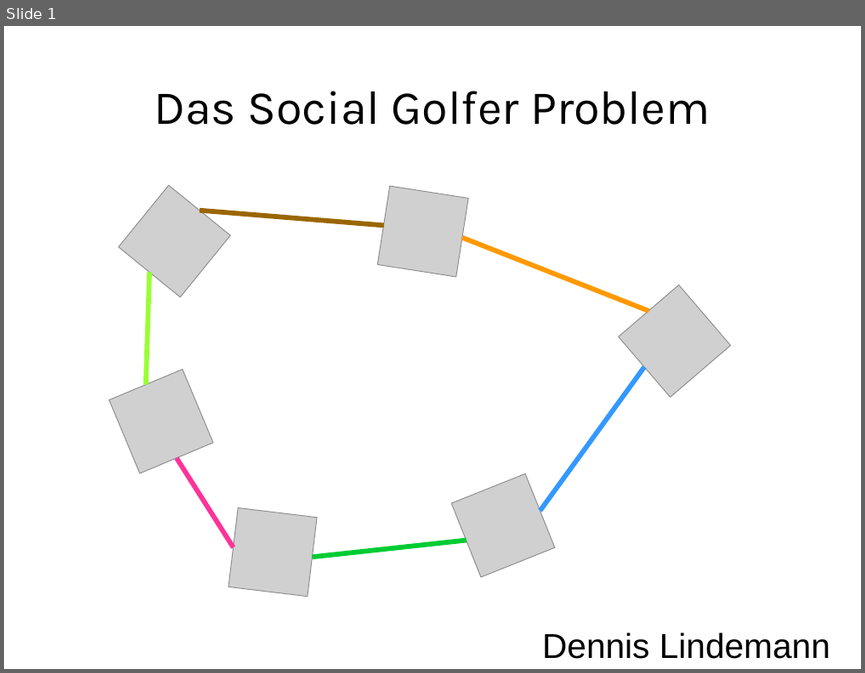
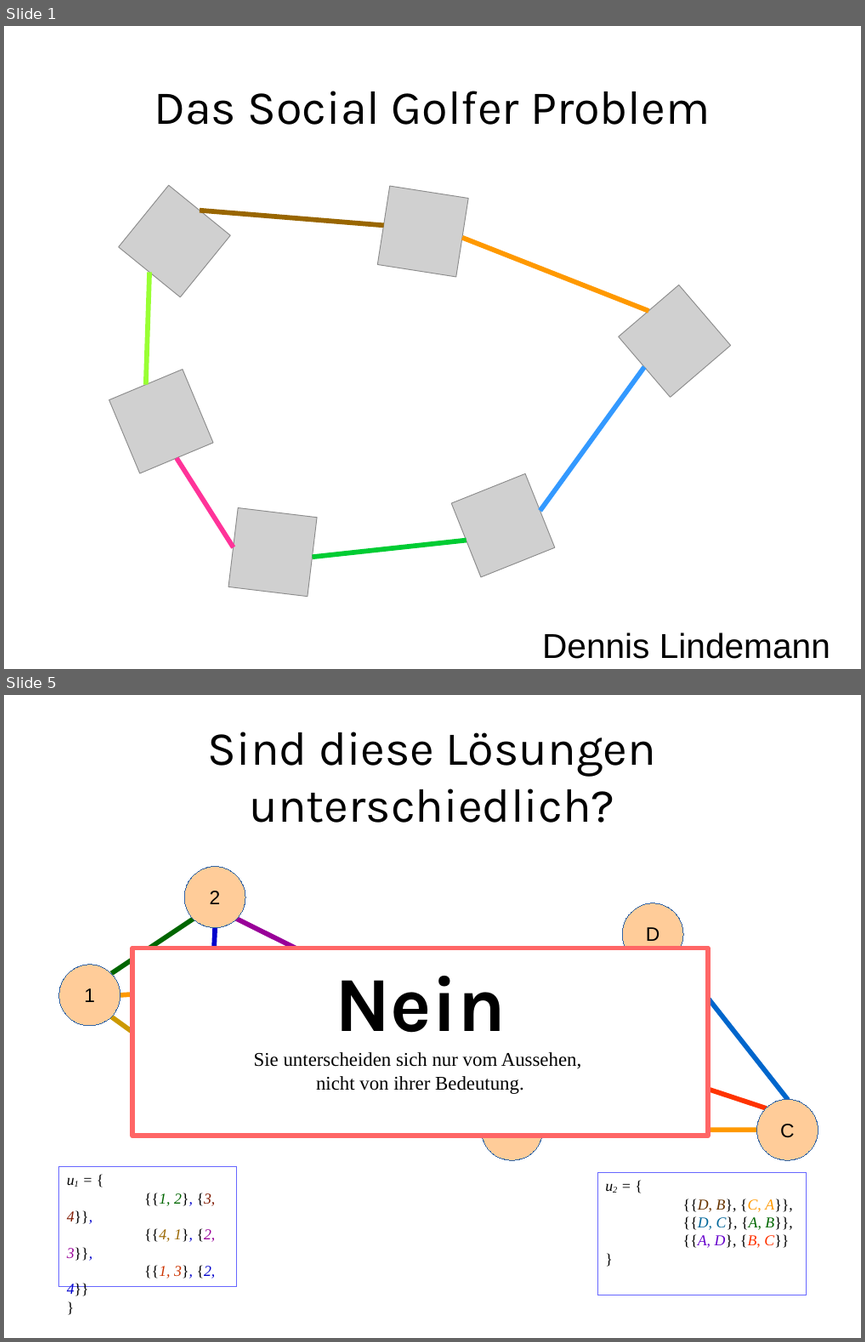
Before and after one commit to RincewindWizzard/social-golfers, a slide deck: presentation/DennisLindemannSocialGolferProblem.odp. Shown one above the other, each under a label of ours: slide 1 before the commit, slides 1 and 5 after it; the slides between them are not shown. The pictures are 865x673 and 865x1342 pixels, drawn with LibreOffice and Linux fonts; fonts in the diff are those of the drawing; grey boxes stand for pictures. Boxes give left, top, right and bottom in pixels: in the first picture for what was removed or moved away, otherwise in the second. Text is boxed around its words. In the diff, an @@ line names an element or a change of style, - is before the commit and + after.

```diff
--- a/presentation/DennisLindemannSocialGolferProblem.odp
+++ b/presentation/DennisLindemannSocialGolferProblem.odp
@@ slide 5 added at [4, 695, 861, 1338], background #FFFFFF @@
@@ title added at [208, 732, 656, 823], 44 pt, text #000000 @@
+Sind diese Lösungen unterschiedlich?
@@ ellipse added at [622, 903, 683, 964], fill #FFCC99, outline #3465A4 0 pt, 18 pt, text #000000 @@
+D
@@ rectangle added at [132, 947, 708, 1136], fill #FFFFFF, outline #FF6666 4.51 pt, 18 pt, text #000000 @@
+Nein
+Sie unterscheiden sich nur vom Aussehen,
+nicht von ihrer Bedeutung.
@@ group added at [59, 866, 322, 1072]: 5 lines, 2 ellipses @@
+2
+1
@@ line added from (788, 1100) to (674, 955), #0066CC 4.51 pt @@
@@ ellipse added at [482, 1100, 543, 1161], fill #FFCC99, outline #3465A4 0 pt, 18 pt, text #000000 @@
+A
@@ line added from (766, 1108) to (674, 1077), #FF3300 4.51 pt @@
@@ ellipse added at [757, 1100, 819, 1161], fill #FFCC99, outline #3465A4 0 pt, 18 pt, text #000000 @@
+C
@@ line added from (543, 1129) to (757, 1129), #FF9900 4.51 pt @@
@@ rectangle added at [59, 1166, 236, 1287], outline #6666FF 0 pt, 14 pt, text #000000, italic @@
+u1 = {
+{{1, 2}, {3, 4}},
+{{4, 1}, {2, 3}},
+{{1, 3}, {2, 4}}
+}
@@ rectangle added at [598, 1173, 806, 1294], outline #6666FF 0 pt, 14 pt, text #000000 @@
+u2 = {
+{{D, B}, {C, A}},
+{{D, C}, {A, B}},
+{{A, D}, {B, C}}
+}
```
Also in this commit, not shown: 1 slide changed, 7 other slides added, 4 slides removed, 5 other files.
